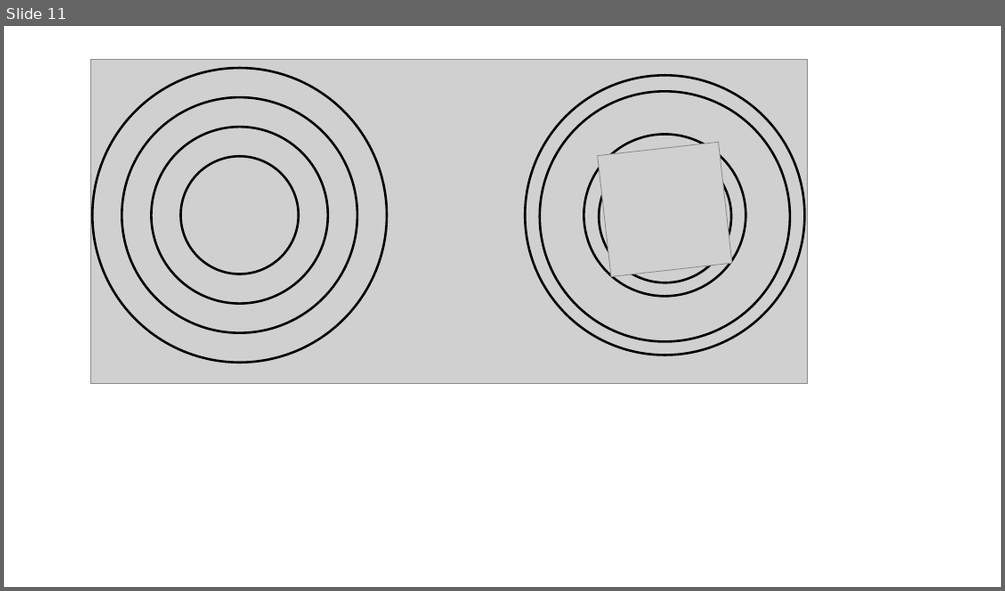
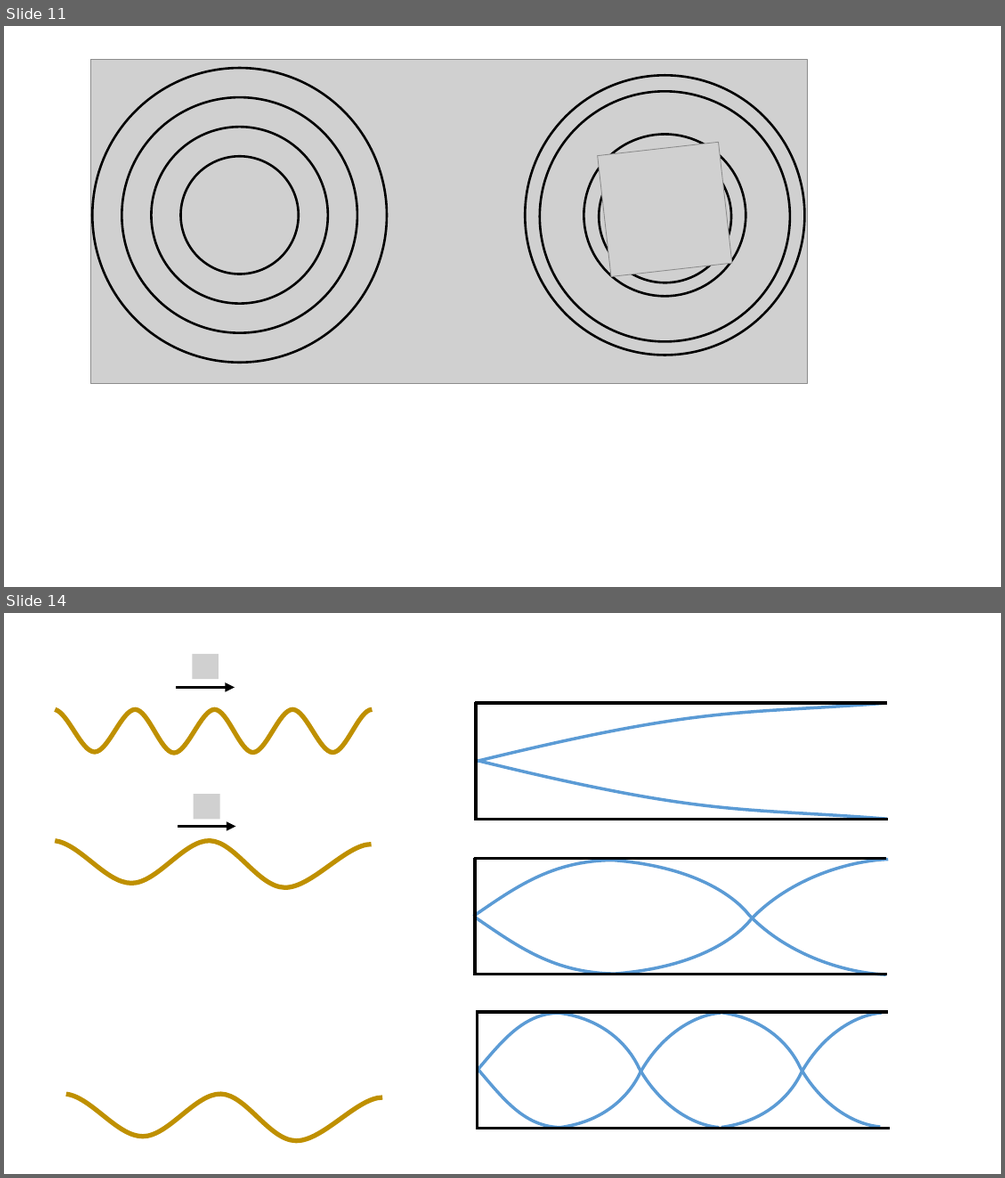
Before and after one commit to OSTP/PhysicsArtofModelling, a slide deck: tex/figures/Waves/Figures.pptx. Shown one above the other, each under a label of ours: slide 11 before the commit, slides 11 and 14 after it; the slides between them are not shown. The pictures are 1005x591 and 1005x1178 pixels, drawn with LibreOffice and Linux fonts; fonts in the diff are those of the drawing; grey boxes stand for pictures. Boxes give left, top, right and bottom in pixels: in the first picture for what was removed or moved away, otherwise in the second. Text is boxed around its words. In the diff, an @@ line names an element or a change of style, - is before the commit and + after.

```diff
--- a/tex/figures/Waves/Figures.pptx
+++ b/tex/figures/Waves/Figures.pptx
@@ slide 14 added at (4, 613, 1001, 1174), background #FFFFFF @@
@@ line added from (475, 703) to (887, 703), #000000 3 pt @@
@@ freeform shape added at (476, 703, 887, 761), outline #5B9BD5 3 pt @@
@@ line added from (476, 820) to (476, 702), #000000 3 pt @@
@@ freeform shape added at (477, 761, 887, 819), outline #5B9BD5 3 pt @@
@@ group added at (55, 654, 372, 887): 2 freeform shapes, 2 arrows, 2 pictures @@
@@ line added from (476, 819) to (888, 819), #000000 3 pt @@
@@ freeform shape added at (474, 860, 886, 974), outline #5B9BD5 3 pt @@
@@ line added from (474, 859) to (886, 859), #000000 3 pt @@
@@ line added from (475, 976) to (475, 858), #000000 3 pt @@
@@ freeform shape added at (476, 859, 889, 973), outline #5B9BD5 3 pt @@
@@ line added from (475, 974) to (887, 974), #000000 3 pt @@
@@ line added from (476, 1013) to (888, 1013), #000000 3 pt @@
@@ line added from (477, 1129) to (477, 1012), #000000 3 pt @@
@@ freeform shape added at (720, 1013, 880, 1127), outline #5B9BD5 3 pt @@
@@ freeform shape added at (721, 1013, 882, 1127), outline #5B9BD5 3 pt @@
@@ freeform shape added at (477, 1013, 719, 1127), outline #5B9BD5 3 pt @@
@@ freeform shape added at (479, 1013, 720, 1127), outline #5B9BD5 3 pt @@
@@ freeform shape added at (66, 1094, 382, 1141), outline #BF9000 4.5 pt @@
@@ line added from (477, 1127) to (890, 1127), #000000 3 pt @@
```
Also in this commit, not shown: 2 other slides added, 2 slides removed, 6 other files.
